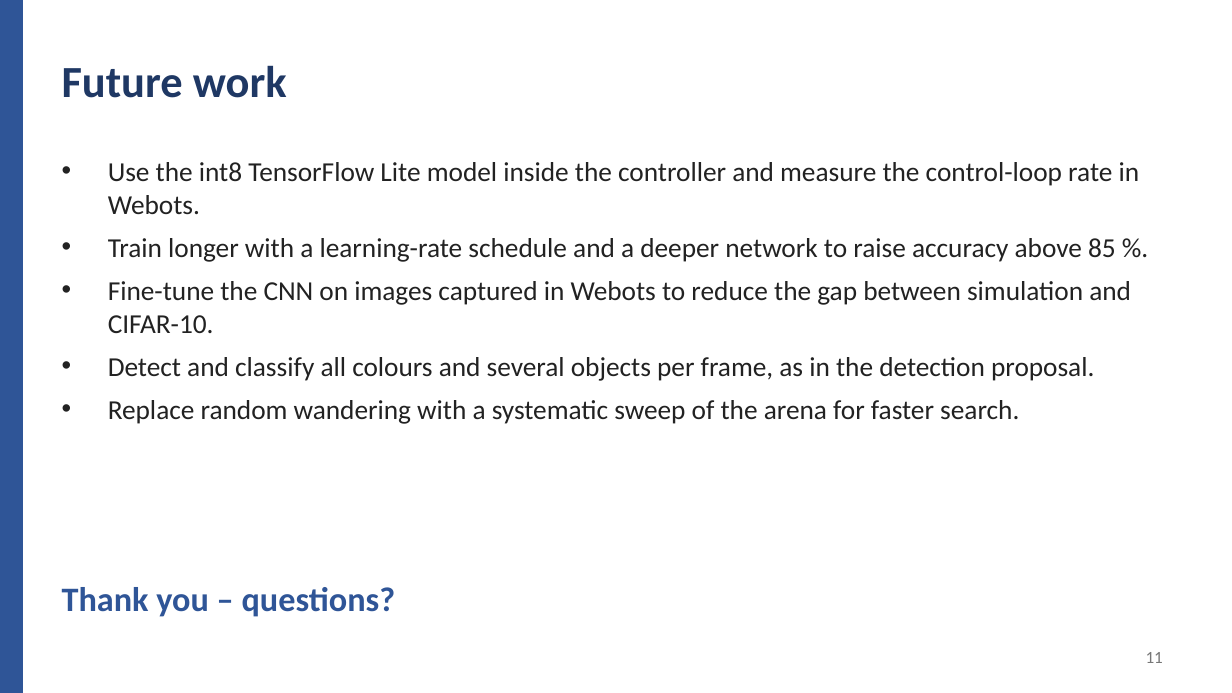
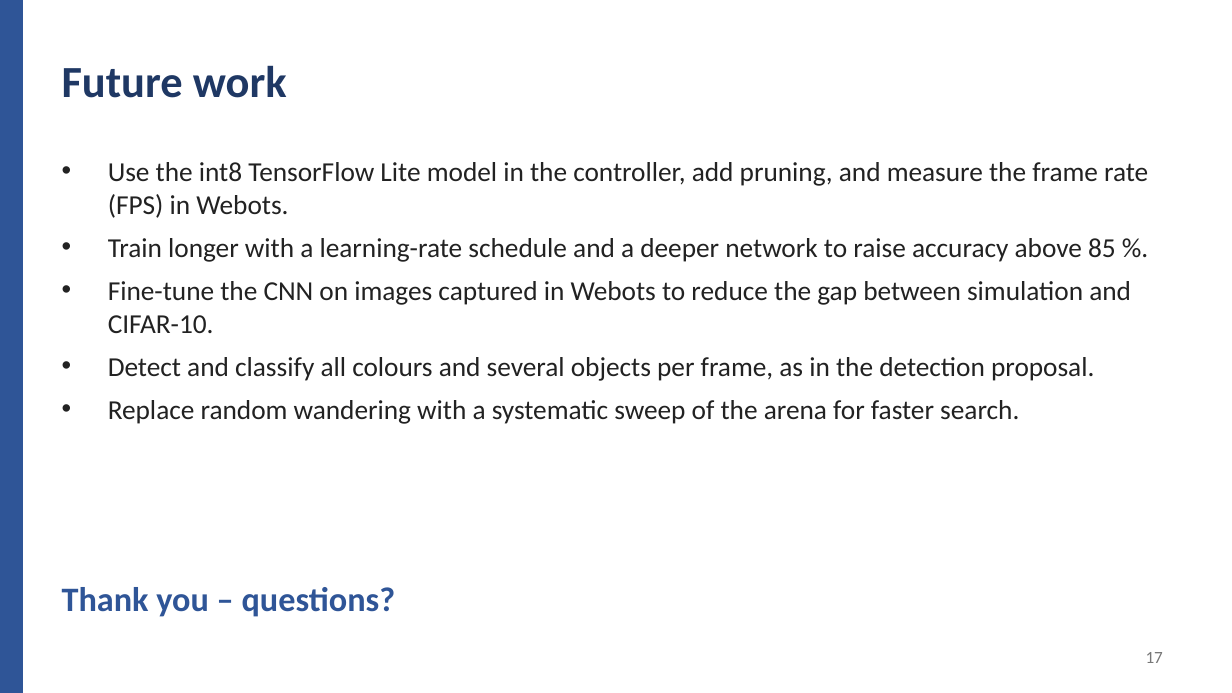
Before and after one commit to sinegan-ux/epuck-cnn-part2, a slide deck: slide 17 of presentation/Project_Part2_Presentation.pptx (slide 11 before the commit). Drawn at 1232x693 pixels with LibreOffice and Linux fonts; fonts in the diff are those of the drawing. Boxes give left, top, right and bottom in pixels: in the first picture for what was removed or moved away, otherwise in the second. Text is boxed around its words. In the diff, an @@ line names an element or a change of style, - is before the commit and + after.

```diff
--- a/presentation/Project_Part2_Presentation.pptx
+++ b/presentation/Project_Part2_Presentation.pptx
@@ text at [108, 162, 1148, 218]: text changed @@
-• Use the int8 TensorFlow Lite model inside the controller and measure the control-loop rate in Webots.
+• Use the int8 TensorFlow Lite model in the controller, add pruning, and measure the frame rate (FPS) in Webots.
@@ page number at [1146, 652, 1163, 663]: text changed @@
-11
+17
```
Also in this commit, not shown: 2 other slides changed, 6 slides added.
